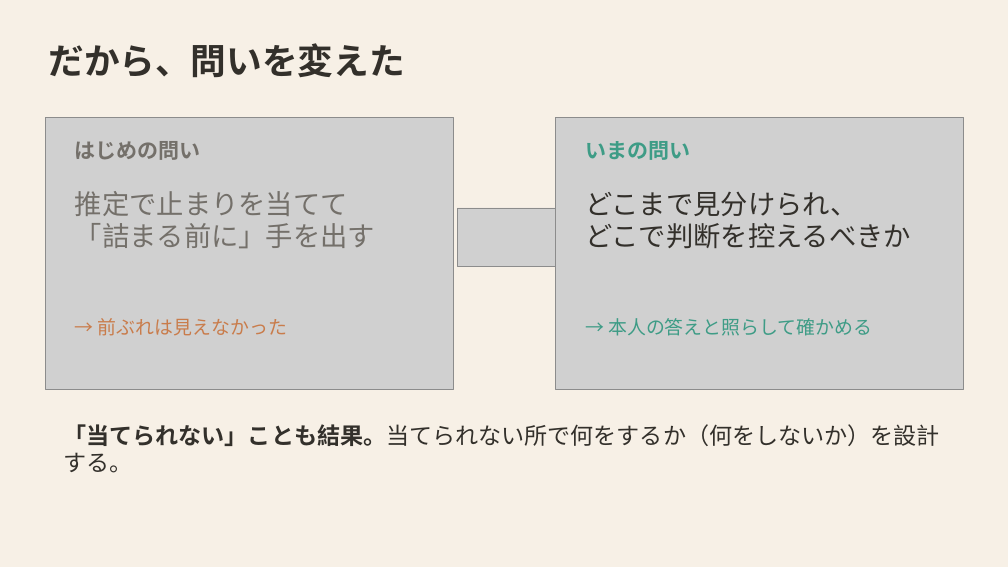
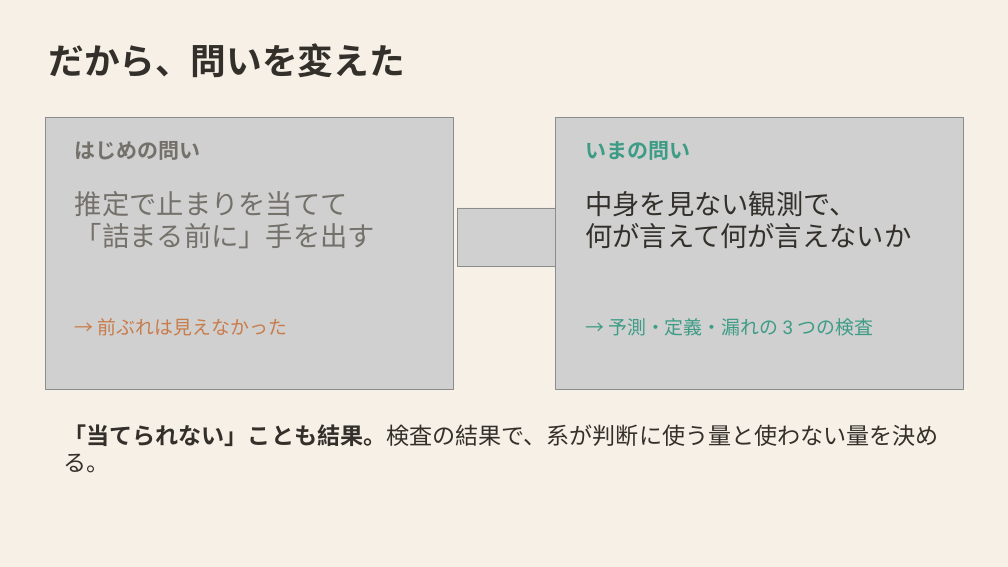
Before and after one commit to mikotomiura/GSE-prototype, a slide deck: slide 11 of docs/slides/project-overview/GSE_project_overview.pptx. Drawn at 1008x567 pixels with LibreOffice and Linux fonts; fonts in the diff are those of the drawing; grey boxes stand for pictures. Boxes give left, top, right and bottom in pixels: in the first picture for what was removed or moved away, otherwise in the second. Text is boxed around its words. In the diff, an @@ line names an element or a change of style, - is before the commit and + after.

```diff
--- a/docs/slides/project-overview/GSE_project_overview.pptx
+++ b/docs/slides/project-overview/GSE_project_overview.pptx
@@ text at [585, 191, 911, 248]: text changed @@
-どこまで見分けられ、
-どこで判断を控えるべきか
+中身を見ない観測で、
+何が言えて何が言えないか
@@ text at [608, 318, 874, 336]: text changed @@
-→ 本人の答えと照らして確かめる
+→ 予測・定義・漏れの 3 つの検査
@@ text at [63, 424, 938, 473]: text changed @@
-「当てられない」ことも結果。当てられない所で何をするか（何をしないか）を設計する。
+「当てられない」ことも結果。検査の結果で、系が判断に使う量と使わない量を決める。
```
Also in this commit, not shown: 5 other slides changed, 2 other files.
